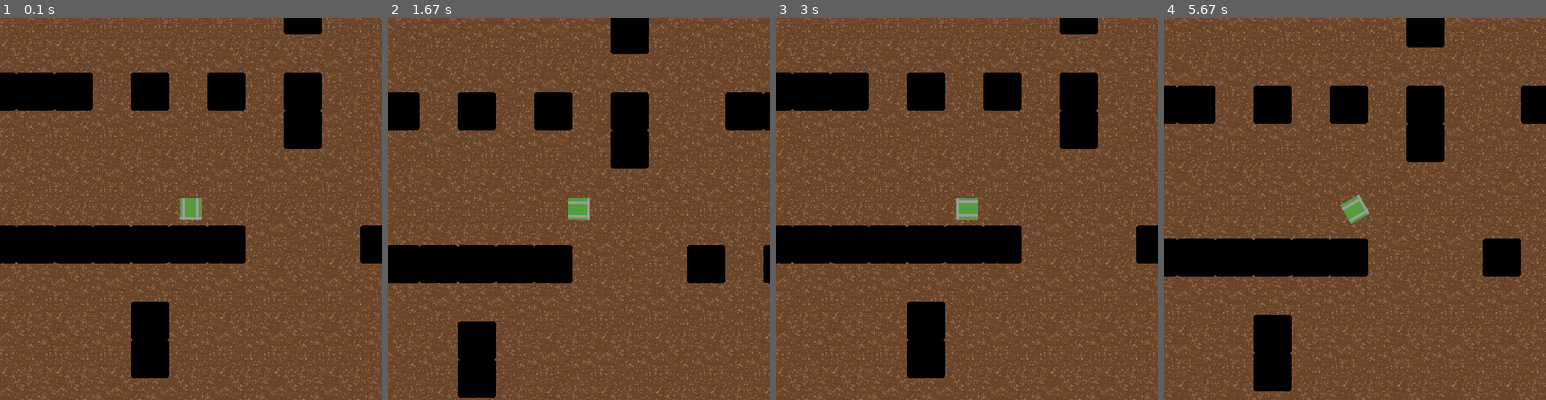
Above: before the commit, frames 1-4 (left to right).
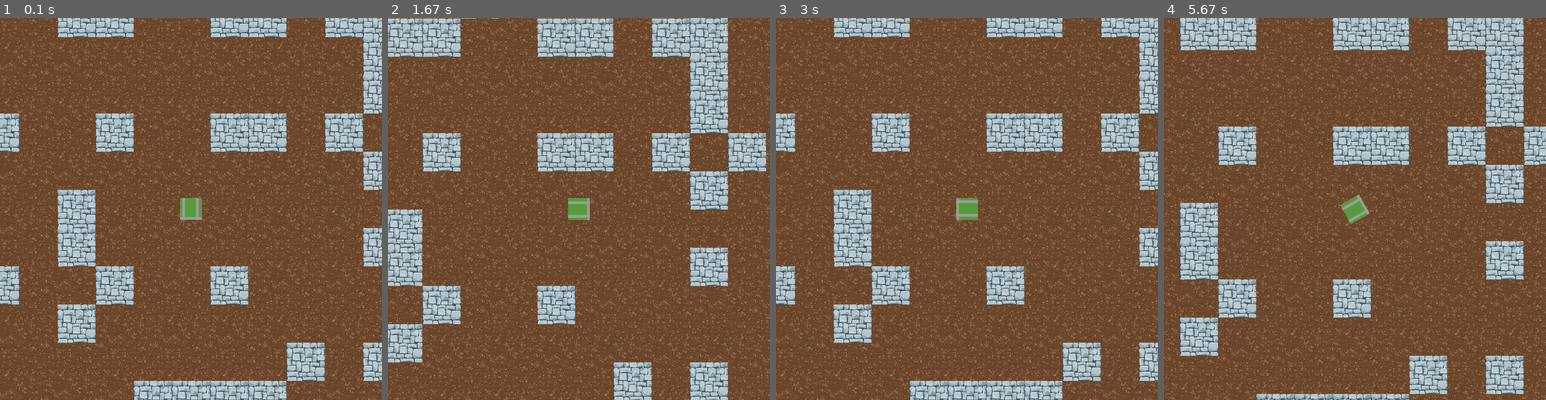
Above: after the commit, the same moments.

Repository: Camleaf/ICS3U
Game: pygame game, started from U3/main.py
Same seed, same stepped clock (60 frames per second), same inputs: the game is played once before the commit and once after it.
Inputs:
- Up to frame 1 (0.1 s): no input
- Up to frame 2 (1.67 s): hold Right 0.33-0.8 s; hold Up 0.83-1.13 s; hold Right 1.17-1.63 s
- Up to frame 3 (3 s): hold Left 1.67-2.2 s; hold Down 2.23-2.53 s; hold Left 2.57-2.97 s
- Up to frame 4 (5.67 s): hold Up 3-3.37 s; hold Right 3.4-4.03 s; hold Down 4.07-4.43 s; hold Left 4.47-4.93 s; hold Right 4.97-5.43 s; hold Up from 5.47 s (still down)

The runs differ from the first frame. In frame 1, 49% of the frame differs, in the area x 0-100%, y 0-100%; in frame 2, 51%; in frame 3, 49%; in frame 4, 51%.

Commit message:
Optimize wall rendering and placement and add image for walls

Diff:
--- a/U3/main.py
+++ b/U3/main.py
@@ -14,8 +14,8 @@
 # variables
 DISPLAY_BASE = 700
 DISPLAY_HEIGHT = 700
-GAME_BASE = 1200
-GAME_HEIGHT = 1200
+GAME_BASE = 1190
+GAME_HEIGHT = 1190
 
 
 # classes
--- a/U3/utils/walls/main.py
+++ b/U3/utils/walls/main.py
@@ -4,7 +4,7 @@
 import random
 
 class Walls:
-
+    """Class which contains all the walls"""
     def __init__(self, GAME_BASE, GAME_HEIGHT, DISPLAY_BASE, DISPLAY_HEIGHT):
         self.GAME_BASE = GAME_BASE
         self.GAME_HEIGHT = GAME_HEIGHT
@@ -12,6 +12,7 @@
         self.DISPLAY_HEIGHT = DISPLAY_HEIGHT
         self.walls = []
         self.create_walls()
+        self.create_surface()
 
 
     def create_walls(self):
@@ -20,15 +21,17 @@
          - Bisects the grid twice, one x axis line and one y axis, then puts a hole in each. For each smaller chamber repeat
         """
         self.walls = set()
-        self.bisect_walls((0,0,self.GAME_BASE//50, self.GAME_HEIGHT//50),2)
+        self.bisect_walls((0,0,self.GAME_BASE//70, self.GAME_HEIGHT//70),3)
 
         self.new_walls = [x for x in self.walls]
-        for i,[x,y] in enumerate(self.walls):
-            if [x,y] in [self.GAME_BASE//160, self.GAME_HEIGHT//160]:
-                self.new_walls.pop(i)
-                break
         random.shuffle(self.new_walls)
-        self.walls = [x for i,x in enumerate(self.new_walls) if i%3 != 0]
+        self.walls = []
+        for i, [x,y] in enumerate(self.new_walls):
+            if i%3==0: continue
+            if x >= self.GAME_BASE//70 or y >= self.GAME_HEIGHT//70:
+                continue
+            if [x,y] == [self.GAME_BASE//140, self.GAME_HEIGHT//140]: continue
+            self.walls.append([x,y])
 
 
     def bisect_walls(self,chamber,level):
@@ -44,15 +47,20 @@
         # walls are built (x,y)
         left, top, width, height = chamber
         if width <= 2 or height <= 2: return
+        # the bisecting
         col_line = random.randint(1, width-2)
         row_line = random.randint(1, height-2)
+        # the guaranteed holes to make everything accessible
         col_hole = random.randint(1,height-2)
         row_hole = random.randint(1, width-2)
+
+        # create the column wall items
         for i in range(height):
             if i == col_hole or i == col_hole + 1: continue
             wall = (col_line+left,i+1+top)
             self.walls.add(wall)
 
+        # create the row wall items
         for i in range(width):
             if i == row_hole or i == row_hole + 1: continue
             wall = (i+1+left, row_line + top)
@@ -68,11 +76,20 @@
         for cham in new_chambers:
             self.bisect_walls(cham,level-1)
 
-    def render(self,DISPLAY, camera_x, camera_y):
 
-        # Todo optimize the render system so that this can run on codehs
+    def create_surface(self):
+        """Creates a surface containing all wall positions for fast rendering"""
+        self.tile = pg.transform.scale(pg.image.load('.\\assets\\walltile.jpg'), (70,70))
+        self.surface = pg.Surface([self.GAME_BASE, self.GAME_HEIGHT])
+        self.surface.set_colorkey((0,0,0))
         for wall in self.walls:
             x,y = wall
+            # multiply by 70 as wall objects are stored relative to each other not the grid
             x *= 70
             y *= 70
-            pg.draw.rect(DISPLAY, BLACK, (x-camera_x+self.DISPLAY_BASE/2, y-camera_y+self.DISPLAY_HEIGHT/2, 70, 70),border_radius=5)
+            self.surface.blit(self.tile, (x,y))
+
+
+    def render(self,DISPLAY, camera_x, camera_y):
+        """Blits the surface to the game"""
+        DISPLAY.blit(self.surface, (-camera_x+self.DISPLAY_BASE/2, -camera_y+self.DISPLAY_HEIGHT/2))
Binary file added: U3/assets/walltile.jpg
